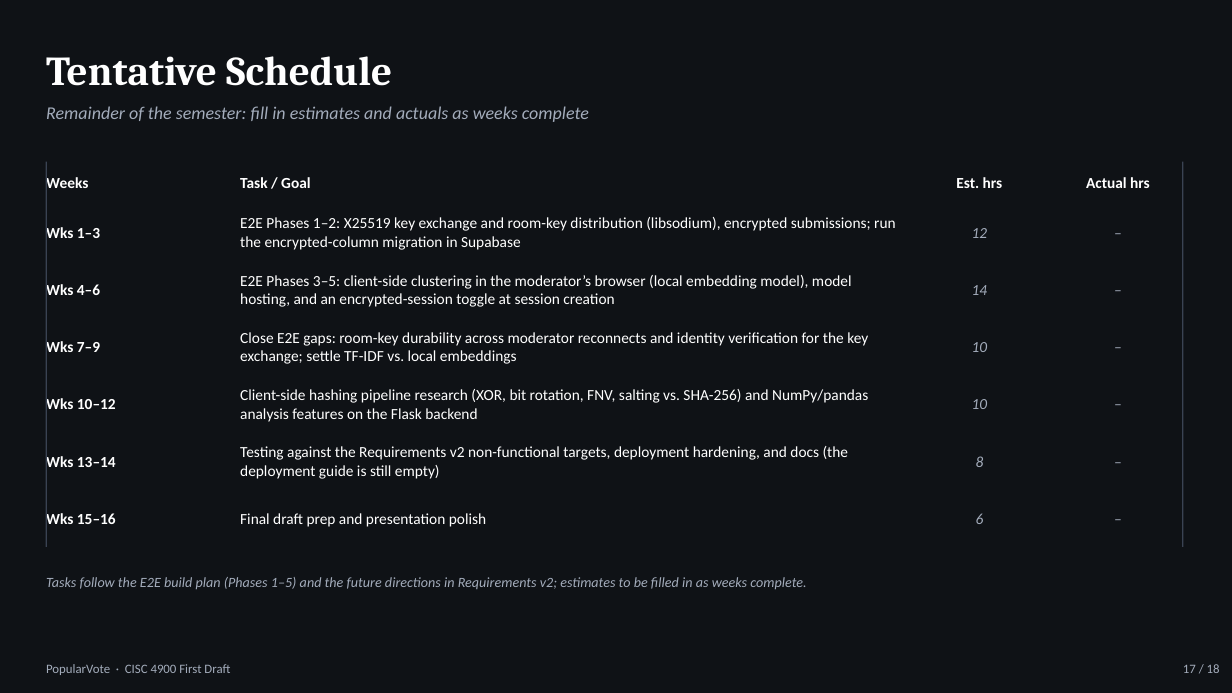
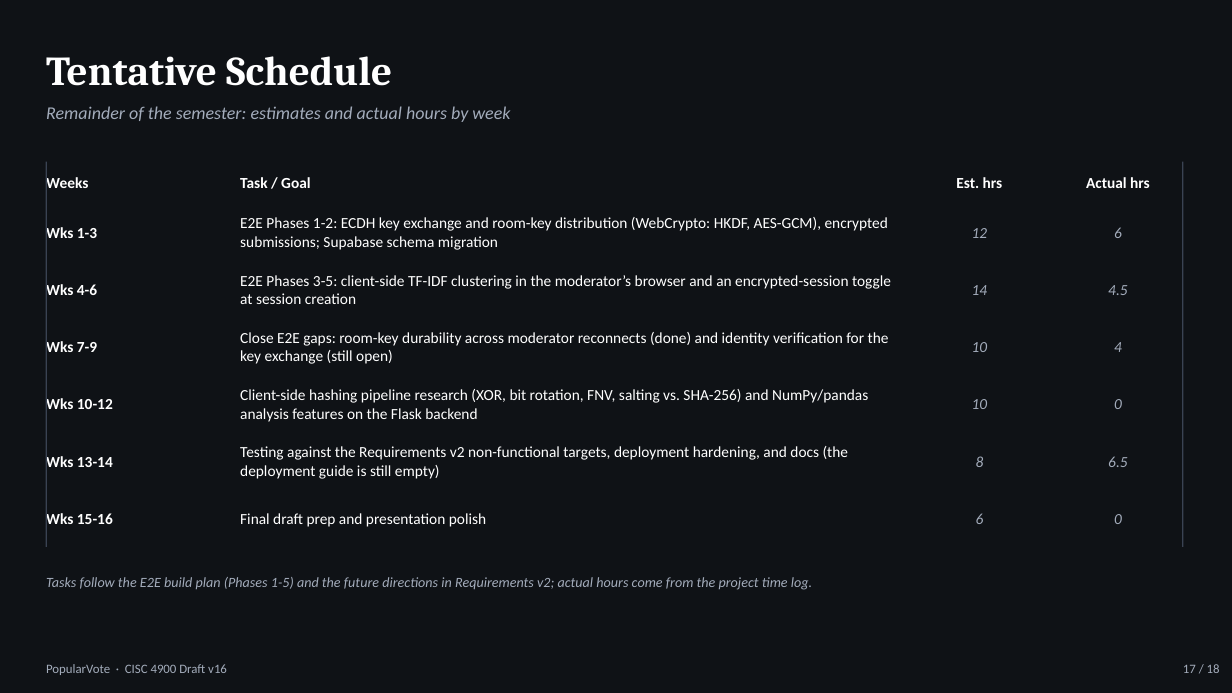
Before and after one commit to Marqed4/marqed4.github.io, a slide deck: slide 17 of public/documents/popularvote-sixteenth-draft-dark.pptx. Drawn at 1232x693 pixels with LibreOffice and Linux fonts; fonts in the diff are those of the drawing. Boxes give left, top, right and bottom in pixels: in the first picture for what was removed or moved away, otherwise in the second. Text is boxed around its words. In the diff, an @@ line names an element or a change of style, - is before the commit and + after.

```diff
--- a/public/documents/popularvote-sixteenth-draft-dark.pptx
+++ b/public/documents/popularvote-sixteenth-draft-dark.pptx
@@ text at (46,106,510,122): text changed @@
-Remainder of the semester: fill in estimates and actuals as weeks complete
+Remainder of the semester: estimates and actual hours by week
@@ text at (46,224,97,242): text changed @@
-Wks 1–3
+Wks 1-3
@@ text at (240,217,888,250): text changed @@
-E2E Phases 1–2: X25519 key exchange and room-key distribution (libsodium), encrypted submissions; run the encrypted-column migration in Supabase
+E2E Phases 1-2: ECDH key exchange and room-key distribution (WebCrypto: HKDF, AES-GCM), encrypted submissions; Supabase schema migration
@@ text at (1114,227,1122,238): text changed @@
-–
+6
@@ text at (46,282,97,300): text changed @@
-Wks 4–6
+Wks 4-6
@@ text at (240,275,891,304): text changed @@
-E2E Phases 3–5: client-side clustering in the moderator’s browser (local embedding model), model hosting, and an encrypted-session toggle at session creation
+E2E Phases 3-5: client-side TF-IDF clustering in the moderator’s browser and an encrypted-session toggle at session creation
@@ text at (1108,285,1127,295): text changed @@
-–
+4.5
@@ text at (46,339,97,357): text changed @@
-Wks 7–9
+Wks 7-9
@@ text at (240,332,889,364): text changed @@
-Close E2E gaps: room-key durability across moderator reconnects and identity verification for the key exchange; settle TF-IDF vs. local embeddings
+Close E2E gaps: room-key durability across moderator reconnects (done) and identity verification for the key exchange (still open)
@@ text at (1114,342,1122,352): text changed @@
-–
+4
@@ text at (46,396,113,414): text changed @@
-Wks 10–12
+Wks 10-12
@@ text at (1114,399,1122,409): text changed @@
-–
+0
@@ text at (46,454,113,472): text changed @@
-Wks 13–14
+Wks 13-14
@@ text at (1108,456,1127,467): text changed @@
-–
+6.5
@@ text at (46,511,113,529): text changed @@
-Wks 15–16
+Wks 15-16
@@ text at (1114,514,1122,524): text changed @@
-–
+0
@@ text at (46,577,812,590): text changed @@
-Tasks follow the E2E build plan (Phases 1–5) and the future directions in Requirements v2; estimates to be filled in as weeks complete.
+Tasks follow the E2E build plan (Phases 1-5) and the future directions in Requirements v2; actual hours come from the project time log.
@@ text at (46,664,227,675): text changed @@
-PopularVote · CISC 4900 First Draft
+PopularVote · CISC 4900 Draft v16
```
Also in this commit, not shown: 17 other slides changed.
